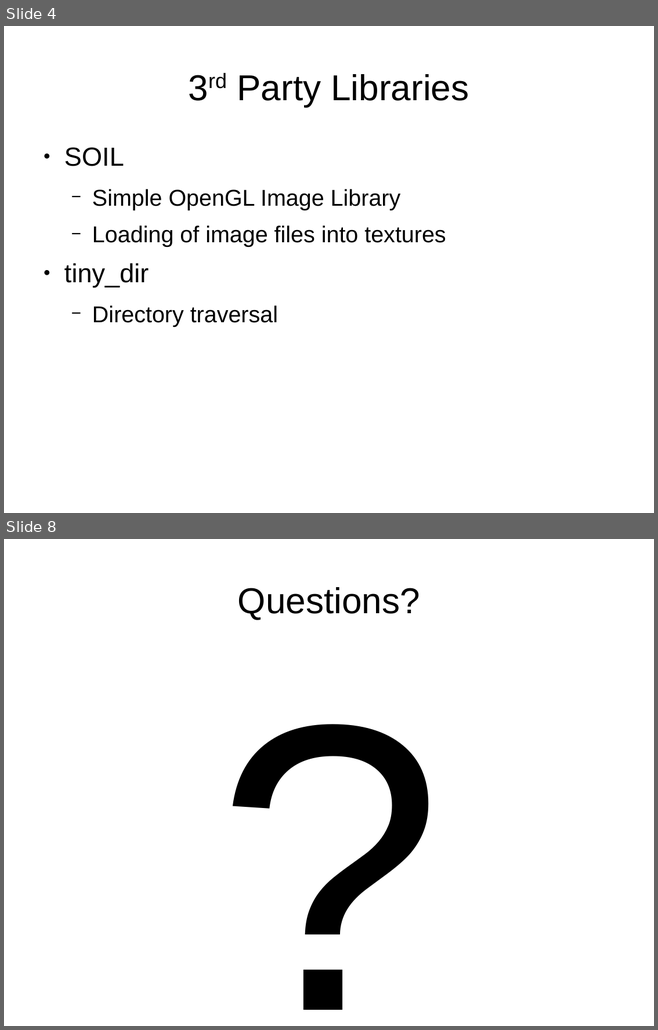
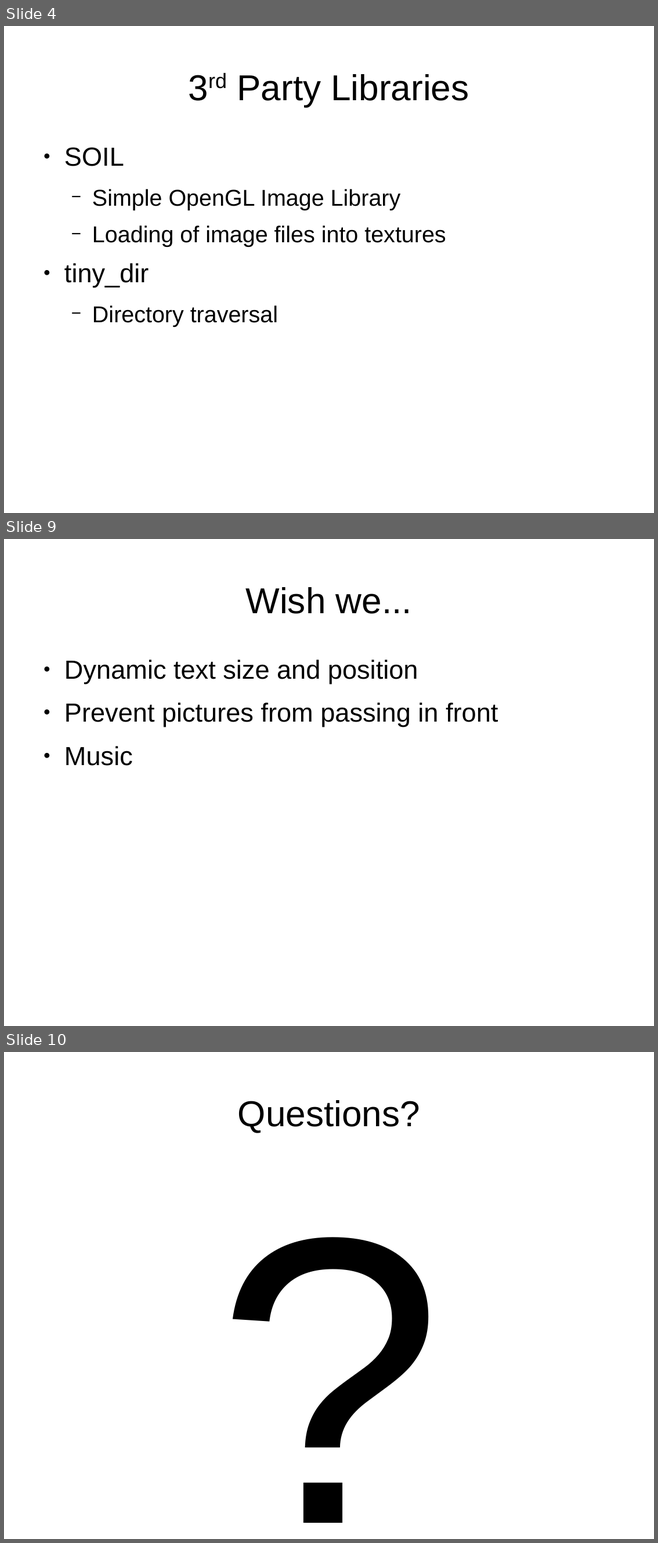
Before and after one commit to camdonite/mobile, a slide deck: docs/presentation.odp. Shown one above the other, each under a label of ours: slides 4 and 8 before the commit, slides 4, 9 and 10 after it; the slides between them are not shown. The pictures are 658x1030 and 658x1543 pixels, drawn with LibreOffice and Linux fonts; fonts in the diff are those of the drawing; background and template pictures are left out. Boxes give left, top, right and bottom in pixels: in the first picture for what was removed or moved away, otherwise in the second. Text is boxed around its words. In the diff, an @@ line names an element or a change of style, - is before the commit and + after.

```diff
--- a/docs/presentation.odp
+++ b/docs/presentation.odp
@@ slide 9 added at [4,539,654,1026], background picture (left out) @@
@@ title added at [246,587,412,614], 44 pt, text #000000 @@
+Wish we...
@@ text added at [64,660,498,766], 32 pt, text #000000 @@
+● Dynamic text size and position
+● Prevent pictures from passing in front
+● Music
@@ what was slide 8 is now slide 10 @@
```
Also in this commit, not shown: 4 slides changed, 1 other slide added, 33 other files.
